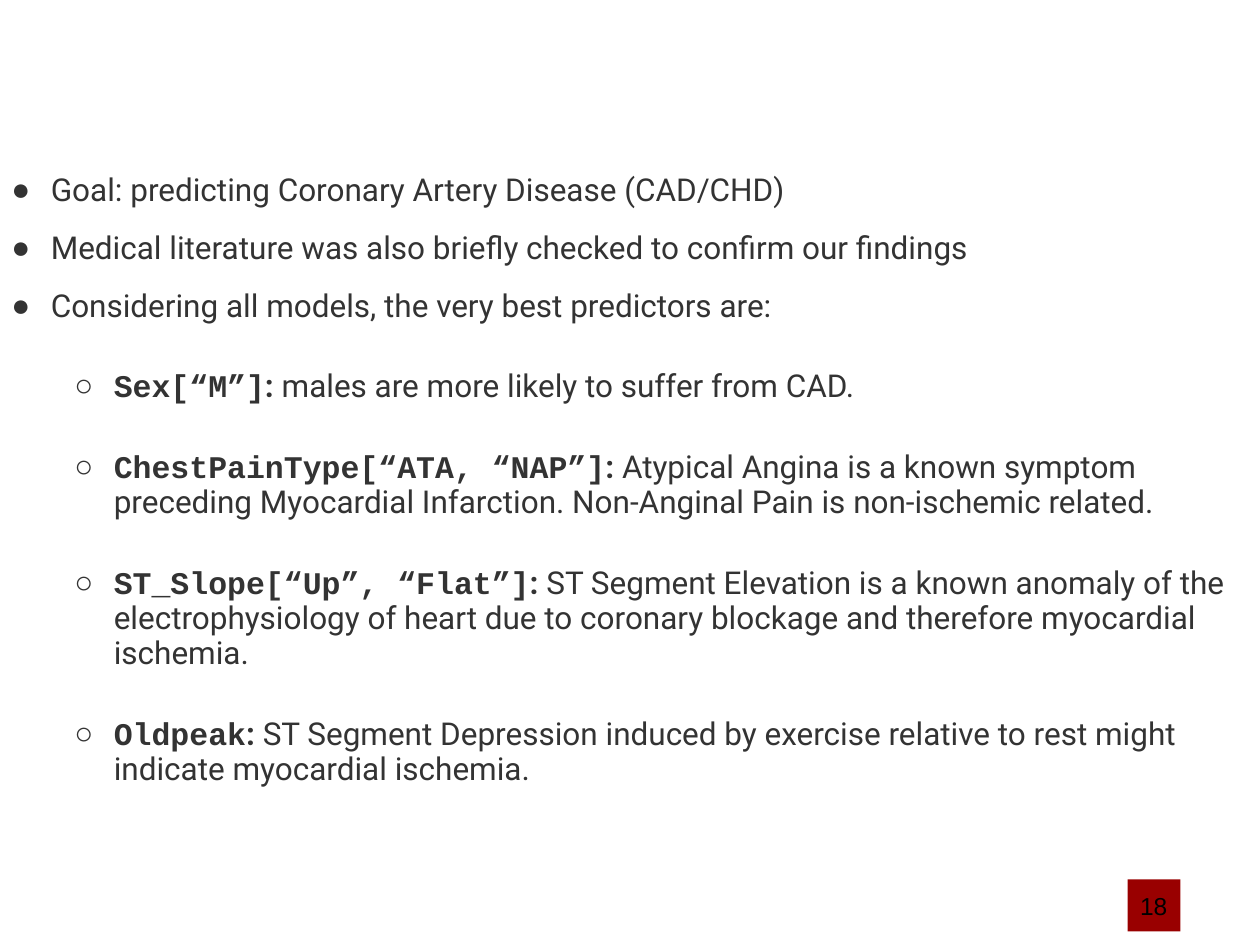
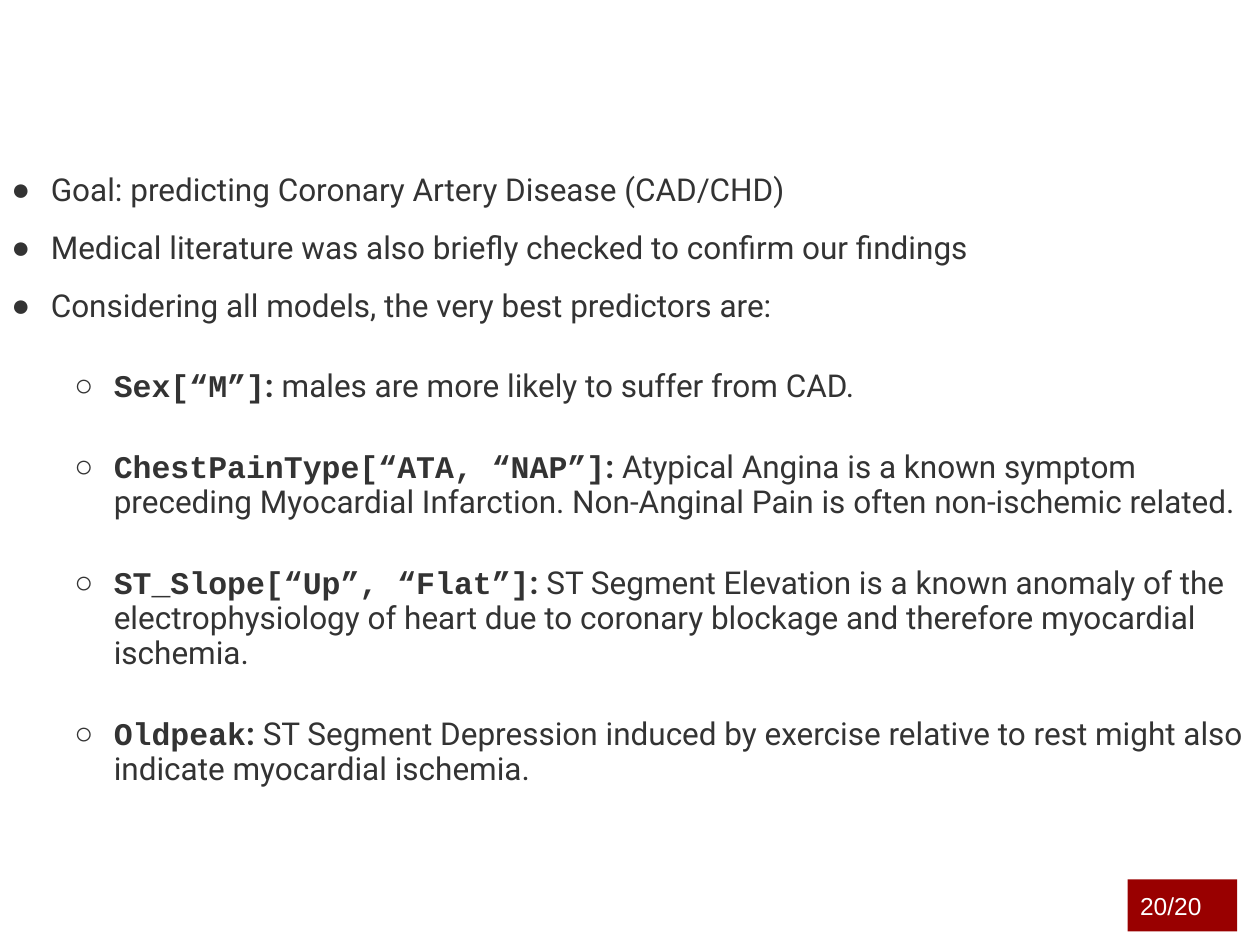
Before and after one commit to marcouderzo/CoronaryHeartDisease-Prediction, a slide deck: slide 21 of slides.pptx. Drawn at 1260x945 pixels with LibreOffice and Linux fonts; fonts in the diff are those of the drawing; background and template pictures are left out. Boxes give left, top, right and bottom in pixels: in the first picture for what was removed or moved away, otherwise in the second. Text is boxed around its words. In the diff, an @@ line names an element or a change of style, - is before the commit and + after.

```diff
--- a/slides.pptx
+++ b/slides.pptx
@@ text at [114, 454, 1235, 520]: text changed @@
-  ○ ChestPainType[“ATA, “NAP”]: Atypical Angina is a known symptom preceding Myocardial Infarction. Non-Anginal Pain is non-ischemic related.
+  ○ ChestPainType[“ATA, “NAP”]: Atypical Angina is a known symptom preceding Myocardial Infarction. Non-Anginal Pain is often non-ischemic related.
@@ text at [114, 721, 1242, 787]: text changed @@
-  ○ Oldpeak: ST Segment Depression induced by exercise relative to rest might indicate myocardial ischemia.
+  ○ Oldpeak: ST Segment Depression induced by exercise relative to rest might also indicate myocardial ischemia.
@@ rectangle "20/20": place and size @@
-rectangle "20/20" at [1128, 879, 1181, 931]
+rectangle "20/20" at [1128, 879, 1237, 931]
@@ text in rectangle at [1140, 897, 1201, 916]: text changed; text colour #000000 to #FFFFFF @@
-18
+20/20
```
Also in this commit, not shown: 19 other slides changed.
